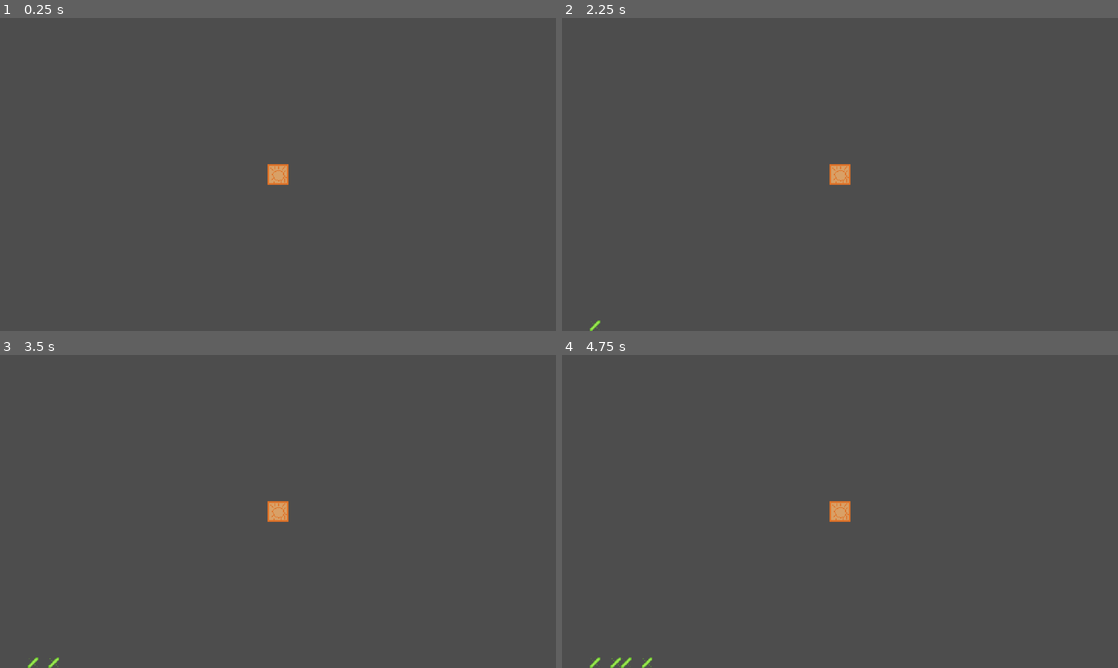
Above: before the commit, frames 1-4 (two rows, left to right).
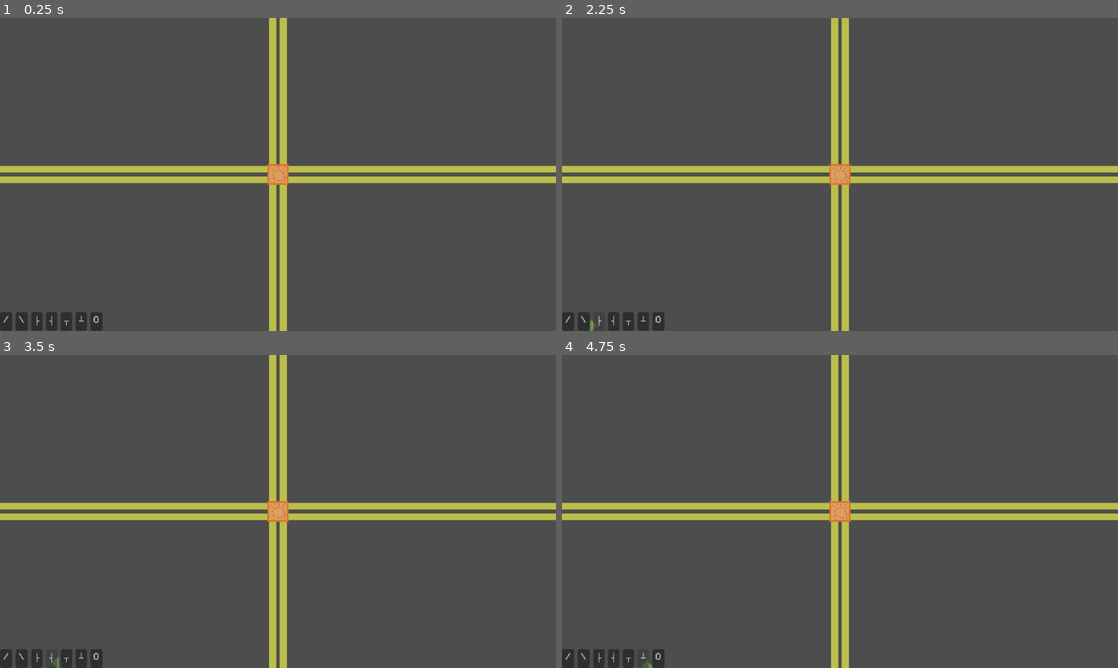
Above: after the commit, the same moments.

Repository: TrueHopolok/gj_solarnight
Game: Godot game, scene res://scenes/build_test/build_test.tscn
Same seed, same stepped clock (60 frames per second), same inputs: the game is played once before the commit and once after it. The project has no main scene, so this scene is started directly.
Inputs (mouse positions are in pixels of both pictures, inside the frame that each line leads up to):
- Up to frame 1 (0.25 s): no input
- Up to frame 2 (2.25 s): click (567, 321) at 0.5 s, where only the run after the commit has a clickable "/"; click (584, 321) at 1.25 s, where only the run after the commit has a clickable "\"; click (600, 321) at 2 s, where only the run after the commit has a clickable "├"
- Up to frame 3 (3.5 s): click (50, 658) at 2.75 s, where only the run after the commit has a clickable "┤"
- Up to frame 4 (4.75 s): click (628, 658) at 3.5 s, where only the run after the commit has a clickable "┬"; click (645, 658) at 4.25 s, where only the run after the commit has a clickable "┴"

The runs differ from the first frame. In frame 1, 7.6% of the frame differs, in the area x 0-100%, y 0-100%; in frame 2, 7.6%; in frame 3, 7.6%; in frame 4, 7.6%.

Commit message:
feature: light beams

Diff:
--- a/project.godot
+++ b/project.godot
@@ -55,6 +55,8 @@
 
 AudioSettings=""
 sun="Source of light"
+light_sensitive="Something that reacts to light beam, should have set_light_state(bool) method"
+player_built=""
 
 [gui]
 
--- a/scenes/build_test/build_test.gd
+++ b/scenes/build_test/build_test.gd
@@ -1,20 +1,41 @@
 extends Node2D
 
+
+const Direction = Mirror.Direction
 
 const TILE_SIZE := Vector2.ONE * 12
 const BUILDING_COLLISION_MASK: int = 1
+const LIGHT_COLLISION_MASK: int = 2
 
 @export var placeables: Array[PackedScene] = []
 
 var _selected_index: int = -1
 var _preview_instance: Node2D = null
 
+var _light_beams: PackedVector2Array
+
+# this is temporary
+
+@onready var button_mirror_r: Button = $CanvasLayer/ScrollContainer/HBoxContainer/ButtonMirrorR
+@onready var button_mirror_l: Button = $CanvasLayer/ScrollContainer/HBoxContainer/ButtonMirrorL
+@onready var button_split_r: Button = $CanvasLayer/ScrollContainer/HBoxContainer/ButtonSplitR
+@onready var button_split_l: Button = $CanvasLayer/ScrollContainer/HBoxContainer/ButtonSplitL
+@onready var button_split_b: Button = $CanvasLayer/ScrollContainer/HBoxContainer/ButtonSplitB
+@onready var button_split_u: Button = $CanvasLayer/ScrollContainer/HBoxContainer/ButtonSplitU
+@onready var button_light: Button = $CanvasLayer/ScrollContainer/HBoxContainer/ButtonLightbulb
+
 
 func _ready() -> void:
-	(func ():
-		await get_tree().create_timer(2.0).timeout
-		select_building(0)
-	).call_deferred()
+	button_mirror_r.pressed.connect(select_building.bind(0))
+	button_mirror_l.pressed.connect(select_building.bind(1))
+	button_split_r.pressed.connect(select_building.bind(2))
+	button_split_l.pressed.connect(select_building.bind(3))
+	button_split_b.pressed.connect(select_building.bind(4))
+	button_split_u.pressed.connect(select_building.bind(5))
+	button_light.pressed.connect(select_building.bind(6))
+
+	_calculate_light()
+
 
 func _unhandled_input(event: InputEvent) -> void:
 	if event.is_action_pressed(&"place_building") and _selected_index != -1:
@@ -33,6 +54,11 @@
 		_preview_instance.position = _round_to_cell_center(get_local_mouse_position())
 
 
+func _draw() -> void:
+	if not _light_beams.is_empty():
+		draw_multiline(_light_beams, Color("eaef4a", 0.7), 8, false)
+
+
 func _try_place(at: Vector2) -> void:
 	if _selected_index == -1:
 		return
@@ -44,6 +70,8 @@
 	inst.position = _round_to_cell_center(at)
 	add_child(inst)
 
+	_calculate_light()
+
 
 func _try_delete(at: Vector2) -> void:
 	var inst := _get_scene_at(_world_to_map(at))
@@ -54,7 +82,9 @@
 	if not inst.is_in_group(&"player_built"):
 		return
 
+	inst.get_parent().remove_child(inst)
 	inst.queue_free()
+	_calculate_light()
 
 
 func _get_scene_at(coord: Vector2i) -> Node:
@@ -65,7 +95,7 @@
 	params.collide_with_bodies = true
 	params.collision_mask = BUILDING_COLLISION_MASK
 	params.position = to_global(pos)
-	params.exclude = [_preview_instance]
+	params.exclude = _extract_rids([_preview_instance])
 
 	var res := get_world_2d().direct_space_state.intersect_point(params, 1)
 	if res.is_empty():
@@ -85,6 +115,104 @@
 func _world_to_map(point: Vector2) -> Vector2i:
 	return Vector2i(((point - TILE_SIZE * 0.5) / TILE_SIZE).round())
 
+
+func _calculate_light() -> void:
+	_light_beams.clear()
+
+	var visited: Dictionary[Vector3i, bool] = {}
+	var lit_nodes: Dictionary[Node, bool] = {}
+
+	_calculate_light_recursive(Vector2i(0, 0), Direction.RIGHT, visited, lit_nodes)
+	_calculate_light_recursive(Vector2i(0, 0), Direction.DOWN, visited, lit_nodes)
+	_calculate_light_recursive(Vector2i(-1, 0), Direction.DOWN, visited, lit_nodes)
+	_calculate_light_recursive(Vector2i(-1, 0), Direction.LEFT, visited, lit_nodes)
+	_calculate_light_recursive(Vector2i(-1, -1), Direction.LEFT, visited, lit_nodes)
+	_calculate_light_recursive(Vector2i(-1, -1), Direction.UP, visited, lit_nodes)
+	_calculate_light_recursive(Vector2i(0, -1), Direction.RIGHT, visited, lit_nodes)
+	_calculate_light_recursive(Vector2i(0, -1), Direction.UP, visited, lit_nodes)
+
+	for node: Node in get_tree().get_nodes_in_group(&"light_sensitive"):
+		if node == _preview_instance:
+			continue
+
+		assert(node.has_method("set_light_state"),
+			"node belongs to light_sensitive group but does not have set_light_state")
+		if not lit_nodes.has(node):
+			node.set_light_state(false)
+
+	queue_redraw()
+
+
+func _calculate_light_recursive(
+	from: Vector2i,
+	dir: Direction,
+	visited: Dictionary[Vector3i, bool],
+	lit_nodes: Dictionary[Node, bool],
+) -> void:
+	var id := Vector3i(from.x, from.y, dir)
+	if visited.has(id):
+		return
+	visited[id] = true
+
+	const A_LOT: float = 700
+
+	var params := PhysicsRayQueryParameters2D.new()
+	params.collide_with_areas = true
+	params.collide_with_bodies = true
+	params.collision_mask = LIGHT_COLLISION_MASK
+	params.exclude = _extract_rids([_preview_instance, _get_scene_at(from)])
+	params.hit_from_inside = true
+	params.from = _map_to_world(from)
+	params.to = params.from + _dir_to_vec(dir) * A_LOT
+
+	var res := get_world_2d().direct_space_state.intersect_ray(params)
+	if res.is_empty():
+		_light_beams.push_back(params.from)
+		_light_beams.push_back(params.to)
+		return
+
+	_light_beams.push_back(params.from)
+	_light_beams.push_back(_round_to_cell_center(res.position))
+
+	var obj: Node = res.collider
+
+	if obj.has_method(&"set_light_state"):
+		obj.set_light_state(true)
+		lit_nodes[obj] = true
+
+	if not obj.has_method(&"redirect_light"):
+		return
+
+	var start: Vector2i = _world_to_map(obj.position)
+	var next: Array[Direction] = obj.redirect_light(_dir_reverse(dir))
+	for next_dir: Direction in next:
+		_calculate_light_recursive(start, next_dir, visited, lit_nodes)
+
+
+func _dir_to_vec(dir: Direction) -> Vector2:
+	match dir:
+		Direction.UP: return Vector2.UP
+		Direction.DOWN: return Vector2.DOWN
+		Direction.LEFT: return Vector2.LEFT
+		Direction.RIGHT: return Vector2.RIGHT
+		_: return Vector2.ZERO
+
+
+func _dir_reverse(dir: Direction) -> Direction:
+	match dir:
+		Direction.UP: return Direction.DOWN
+		Direction.DOWN: return Direction.UP
+		Direction.LEFT: return Direction.RIGHT
+		Direction.RIGHT: return Direction.LEFT
+		_: return dir
+
+
+func _extract_rids(nodes: Array[CollisionObject2D]) -> Array[RID]:
+	var res: Array[RID] = []
+	for node: CollisionObject2D in nodes:
+		if is_instance_valid(node):
+			res.push_back(node.get_rid())
+	return res
 
 
 func select_building(idx: int) -> void:
--- a/scenes/build_test/build_test.tscn
+++ b/scenes/build_test/build_test.tscn
@@ -2,12 +2,62 @@
 
 [ext_resource type="PackedScene" uid="uid://dco3bp4wnx0tl" path="res://scenes/build_test/sun.tscn" id="1_c3iil"]
 [ext_resource type="Script" uid="uid://ca785icsltr3n" path="res://scenes/build_test/build_test.gd" id="1_sgb50"]
-[ext_resource type="PackedScene" uid="uid://ctjw6cwed2y16" path="res://scenes/build_test/mirror.tscn" id="2_kn0vu"]
+[ext_resource type="PackedScene" uid="uid://c00c3vtmev4dv" path="res://scenes/build_test/mirror_dr.tscn" id="2_rtg1y"]
+[ext_resource type="PackedScene" uid="uid://dym5qbfu5h0e4" path="res://scenes/build_test/mirror_dl.tscn" id="3_fwtt1"]
+[ext_resource type="PackedScene" uid="uid://un6w6s3k87c8" path="res://scenes/build_test/splitter_r.tscn" id="4_g3gi7"]
+[ext_resource type="PackedScene" uid="uid://bhx3tkm8c6n24" path="res://scenes/build_test/splitter_l.tscn" id="5_76ts0"]
+[ext_resource type="PackedScene" uid="uid://dmgorvreasa72" path="res://scenes/build_test/splitter_b.tscn" id="6_ifhcp"]
+[ext_resource type="PackedScene" uid="uid://bt740y4ks0po" path="res://scenes/build_test/splitter_t.tscn" id="7_1qxg1"]
+[ext_resource type="PackedScene" uid="uid://cy3oha0ardfa8" path="res://scenes/build_test/lightbulb.tscn" id="8_fwtt1"]
 
 [node name="BuildTest" type="Node2D" unique_id=1599685715]
 script = ExtResource("1_sgb50")
-placeables = Array[PackedScene]([ExtResource("2_kn0vu")])
+placeables = Array[PackedScene]([ExtResource("2_rtg1y"), ExtResource("3_fwtt1"), ExtResource("4_g3gi7"), ExtResource("5_76ts0"), ExtResource("6_ifhcp"), ExtResource("7_1qxg1"), ExtResource("8_fwtt1")])
 
 [node name="Sun" parent="." unique_id=1057295584 instance=ExtResource("1_c3iil")]
 
 [node name="Camera2D" type="Camera2D" parent="." unique_id=1148579003]
+
+[node name="CanvasLayer" type="CanvasLayer" parent="." unique_id=192658482]
+
+[node name="ScrollContainer" type="ScrollContainer" parent="CanvasLayer" unique_id=1559878180]
+anchors_preset = 12
+anchor_top = 1.0
+anchor_right = 1.0
+anchor_bottom = 1.0
+grow_horizontal = 2
+grow_vertical = 0
+vertical_scroll_mode = 0
+
+[node name="HBoxContainer" type="HBoxContainer" parent="CanvasLayer/ScrollContainer" unique_id=165247818]
+layout_mode = 2
+size_flags_horizontal = 3
+size_flags_vertical = 3
+
+[node name="ButtonMirrorR" type="Button" parent="CanvasLayer/ScrollContainer/HBoxContainer" unique_id=1473772247]
+layout_mode = 2
+text = "/"
+
+[node name="ButtonMirrorL" type="Button" parent="CanvasLayer/ScrollContainer/HBoxContainer" unique_id=1632430306]
+layout_mode = 2
+text = "\\"
+
+[node name="ButtonSplitR" type="Button" parent="CanvasLayer/ScrollContainer/HBoxContainer" unique_id=1913193925]
+layout_mode = 2
+text = "├"
+
+[node name="ButtonSplitL" type="Button" parent="CanvasLayer/ScrollContainer/HBoxContainer" unique_id=787644721]
+layout_mode = 2
+text = "┤"
+
+[node name="ButtonSplitB" type="Button" parent="CanvasLayer/ScrollContainer/HBoxContainer" unique_id=946478974]
+layout_mode = 2
+text = "┬"
+
+[node name="ButtonSplitU" type="Button" parent="CanvasLayer/ScrollContainer/HBoxContainer" unique_id=1346283311]
+layout_mode = 2
+text = "┴"
+
+[node name="ButtonLightbulb" type="Button" parent="CanvasLayer/ScrollContainer/HBoxContainer" unique_id=2128935399]
+layout_mode = 2
+text = "O"
--- /dev/null
+++ b/scenes/build_test/lightbulb.gd
@@ -0,0 +1,17 @@
+extends StaticBody2D
+
+@export var color_active: Color
+@export var color_inactive: Color
+
+@onready var color_rect: ColorRect = $ColorRect
+
+
+func _ready() -> void:
+	set_light_state(false)
+
+
+func set_light_state(v: bool) -> void:
+	if v:
+		color_rect.color = color_active
+	else:
+		color_rect.color = color_inactive
--- /dev/null
+++ b/scenes/build_test/lightbulb.tscn
@@ -0,0 +1,30 @@
+[gd_scene format=3 uid="uid://cy3oha0ardfa8"]
+
+[ext_resource type="Script" uid="uid://c7dkjjpyr5lfa" path="res://scenes/build_test/lightbulb.gd" id="1_j74os"]
+
+[sub_resource type="CircleShape2D" id="CircleShape2D_cqcfn"]
+radius = 6.0
+
+[node name="Lightbulb" type="StaticBody2D" unique_id=1082487418 groups=["light_sensitive", "player_built"]]
+collision_layer = 3
+collision_mask = 0
+script = ExtResource("1_j74os")
+color_active = Color(0.78410983, 0.6702013, 0.17637062, 1)
+color_inactive = Color(0.1993736, 0.13439092, 0.03769758, 1)
+
+[node name="CollisionShape2D" type="CollisionShape2D" parent="." unique_id=223162959]
+shape = SubResource("CircleShape2D_cqcfn")
+
+[node name="ColorRect" type="ColorRect" parent="." unique_id=671009629]
+anchors_preset = 8
+anchor_left = 0.5
+anchor_top = 0.5
+anchor_right = 0.5
+anchor_bottom = 0.5
+offset_left = -5.0
+offset_top = -5.0
+offset_right = 5.0
+offset_bottom = 5.0
+grow_horizontal = 2
+grow_vertical = 2
+mouse_filter = 2
--- /dev/null
+++ b/scenes/build_test/mirror.gd
@@ -0,0 +1,31 @@
+class_name Mirror
+extends StaticBody2D
+
+
+enum Direction {
+	UP,
+	DOWN,
+	LEFT,
+	RIGHT,
+}
+
+@export var reflection_down: Array[Direction] = []
+@export var reflection_up: Array[Direction] = []
+@export var reflection_left: Array[Direction] = []
+@export var reflection_right: Array[Direction] = []
+
+
+func redirect_light(inp: Direction) -> Array[Direction]:
+	var out: Dictionary[Direction, bool] = {}
+
+	var arr: Array[Direction]
+	match inp:
+		Direction.DOWN: arr = reflection_down
+		Direction.UP: arr = reflection_up
+		Direction.LEFT: arr = reflection_left
+		Direction.RIGHT: arr = reflection_right
+
+	for dir: Direction in arr:
+		out[dir] = true
+
+	return out.keys()
--- a/scenes/build_test/mirror.tscn
+++ b/scenes/build_test/mirror.tscn
@@ -1,10 +1,11 @@
-[gd_scene format=3 uid="uid://ctjw6cwed2y16"]
+[gd_scene format=3 uid="uid://cf3komskoiiuj"]
 
+[ext_resource type="Script" uid="uid://l0c3fkdyhaua" path="res://scenes/build_test/mirror.gd" id="1_2u7ob"]
 [ext_resource type="Texture2D" uid="uid://373jjfq7kqxb" path="res://assets/temperary/tileset.png" id="1_xwryx"]
 
 [sub_resource type="AtlasTexture" id="AtlasTexture_2u7ob"]
 atlas = ExtResource("1_xwryx")
-region = Rect2(24, 12, 12, 12)
+region = Rect2(24, 0, 12, 12)
 
 [sub_resource type="CapsuleShape2D" id="CapsuleShape2D_83x0x"]
 radius = 2.1213205
@@ -13,10 +14,10 @@
 [node name="Mirror" type="StaticBody2D" unique_id=604295282 groups=["player_built"]]
 collision_layer = 3
 collision_mask = 0
+script = ExtResource("1_2u7ob")
 
 [node name="Sprite2D" type="Sprite2D" parent="." unique_id=375172614]
 texture = SubResource("AtlasTexture_2u7ob")
 
 [node name="CollisionShape2D" type="CollisionShape2D" parent="." unique_id=245277124]
-rotation = 0.7853982
 shape = SubResource("CapsuleShape2D_83x0x")
--- /dev/null
+++ b/scenes/build_test/mirror_dl.tscn
@@ -0,0 +1,20 @@
+[gd_scene format=3 uid="uid://dym5qbfu5h0e4"]
+
+[ext_resource type="PackedScene" uid="uid://cf3komskoiiuj" path="res://scenes/build_test/mirror.tscn" id="1_qkfiw"]
+[ext_resource type="Texture2D" uid="uid://373jjfq7kqxb" path="res://assets/temperary/tileset.png" id="2_u3f75"]
+
+[sub_resource type="AtlasTexture" id="AtlasTexture_0muuw"]
+atlas = ExtResource("2_u3f75")
+region = Rect2(36, 12, 12, 12)
+
+[node name="MirrorDL" unique_id=604295282 instance=ExtResource("1_qkfiw")]
+reflection_down = Array[int]([2])
+reflection_up = Array[int]([3])
+reflection_left = Array[int]([1])
+reflection_right = Array[int]([0])
+
+[node name="Sprite2D" parent="." index="0" unique_id=375172614]
+texture = SubResource("AtlasTexture_0muuw")
+
+[node name="CollisionShape2D" parent="." index="1" unique_id=245277124]
+rotation = -0.7853982
--- /dev/null
+++ b/scenes/build_test/mirror_dr.tscn
@@ -0,0 +1,20 @@
+[gd_scene format=3 uid="uid://c00c3vtmev4dv"]
+
+[ext_resource type="PackedScene" uid="uid://cf3komskoiiuj" path="res://scenes/build_test/mirror.tscn" id="1_ajpte"]
+[ext_resource type="Texture2D" uid="uid://373jjfq7kqxb" path="res://assets/temperary/tileset.png" id="2_unq2n"]
+
+[sub_resource type="AtlasTexture" id="AtlasTexture_enl48"]
+atlas = ExtResource("2_unq2n")
+region = Rect2(24, 12, 12, 12)
+
+[node name="MirrorDR" unique_id=604295282 instance=ExtResource("1_ajpte")]
+reflection_down = Array[int]([3])
+reflection_up = Array[int]([2])
+reflection_left = Array[int]([0])
+reflection_right = Array[int]([1])
+
+[node name="Sprite2D" parent="." index="0" unique_id=375172614]
+texture = SubResource("AtlasTexture_enl48")
+
+[node name="CollisionShape2D" parent="." index="1" unique_id=245277124]
+rotation = 0.7853982
--- /dev/null
+++ b/scenes/build_test/splitter_b.tscn
@@ -0,0 +1,23 @@
+[gd_scene format=3 uid="uid://dmgorvreasa72"]
+
+[ext_resource type="PackedScene" uid="uid://cf3komskoiiuj" path="res://scenes/build_test/mirror.tscn" id="1_w2sfl"]
+[ext_resource type="Texture2D" uid="uid://373jjfq7kqxb" path="res://assets/temperary/tileset.png" id="2_mx87g"]
+
+[sub_resource type="AtlasTexture" id="AtlasTexture_dgrvq"]
+atlas = ExtResource("2_mx87g")
+region = Rect2(48, 0, 12, 12)
+
+[sub_resource type="CircleShape2D" id="CircleShape2D_dkyby"]
+radius = 4.0
+
+[node name="SplitterB" unique_id=604295282 instance=ExtResource("1_w2sfl")]
+reflection_down = Array[int]([2, 3])
+reflection_left = Array[int]([1])
+reflection_right = Array[int]([1])
+
+[node name="Sprite2D" parent="." index="0" unique_id=375172614]
+texture = SubResource("AtlasTexture_dgrvq")
+
+[node name="CollisionShape2D" parent="." index="1" unique_id=245277124]
+position = Vector2(0, -2)
+shape = SubResource("CircleShape2D_dkyby")
--- /dev/null
+++ b/scenes/build_test/splitter_l.tscn
@@ -0,0 +1,24 @@
+[gd_scene format=3 uid="uid://bhx3tkm8c6n24"]
+
+[ext_resource type="PackedScene" uid="uid://cf3komskoiiuj" path="res://scenes/build_test/mirror.tscn" id="1_cidpr"]
+[ext_resource type="Texture2D" uid="uid://373jjfq7kqxb" path="res://assets/temperary/tileset.png" id="2_bv7bf"]
+
+[sub_resource type="AtlasTexture" id="AtlasTexture_d74v7"]
+atlas = ExtResource("2_bv7bf")
+region = Rect2(48, 12, 12, 12)
+
+[sub_resource type="CircleShape2D" id="CircleShape2D_bv7bf"]
+radius = 4.0
+
+[node name="SplitterL" unique_id=604295282 instance=ExtResource("1_cidpr")]
+reflection_down = Array[int]([2])
+reflection_up = Array[int]([2])
+reflection_left = Array[int]([0, 1])
+
+[node name="Sprite2D" parent="." index="0" unique_id=375172614]
+texture = SubResource("AtlasTexture_d74v7")
+
+[node name="CollisionShape2D" parent="." index="1" unique_id=245277124]
+position = Vector2(2, 0)
+rotation = 0.0
+shape = SubResource("CircleShape2D_bv7bf")
--- /dev/null
+++ b/scenes/build_test/splitter_r.tscn
@@ -0,0 +1,24 @@
+[gd_scene format=3 uid="uid://un6w6s3k87c8"]
+
+[ext_resource type="PackedScene" uid="uid://cf3komskoiiuj" path="res://scenes/build_test/mirror.tscn" id="1_fv270"]
+[ext_resource type="Texture2D" uid="uid://373jjfq7kqxb" path="res://assets/temperary/tileset.png" id="2_uvj8t"]
+
+[sub_resource type="AtlasTexture" id="AtlasTexture_v4r3h"]
+atlas = ExtResource("2_uvj8t")
+region = Rect2(60, 12, 12, 12)
+
+[sub_resource type="CircleShape2D" id="CircleShape2D_jqhgp"]
+radius = 4.0
+
+[node name="SplitterR" unique_id=604295282 instance=ExtResource("1_fv270")]
+reflection_down = Array[int]([3])
+reflection_up = Array[int]([3])
+reflection_right = Array[int]([0, 1])
+
+[node name="Sprite2D" parent="." index="0" unique_id=375172614]
+texture = SubResource("AtlasTexture_v4r3h")
+
+[node name="CollisionShape2D" parent="." index="1" unique_id=245277124]
+position = Vector2(-2, 0)
+rotation = 0.0
+shape = SubResource("CircleShape2D_jqhgp")
--- /dev/null
+++ b/scenes/build_test/splitter_t.tscn
@@ -0,0 +1,23 @@
+[gd_scene format=3 uid="uid://bt740y4ks0po"]
+
+[ext_resource type="PackedScene" uid="uid://cf3komskoiiuj" path="res://scenes/build_test/mirror.tscn" id="1_6t34d"]
+[ext_resource type="Texture2D" uid="uid://373jjfq7kqxb" path="res://assets/temperary/tileset.png" id="2_wy1sr"]
+
+[sub_resource type="AtlasTexture" id="AtlasTexture_eq0th"]
+atlas = ExtResource("2_wy1sr")
+region = Rect2(60, 0, 12, 12)
+
+[sub_resource type="CircleShape2D" id="CircleShape2D_807cx"]
+radius = 4.0
+
+[node name="SplitterT" unique_id=604295282 instance=ExtResource("1_6t34d")]
+reflection_up = Array[int]([2, 3])
+reflection_left = Array[int]([0])
+reflection_right = Array[int]([0])
+
+[node name="Sprite2D" parent="." index="0" unique_id=375172614]
+texture = SubResource("AtlasTexture_eq0th")
+
+[node name="CollisionShape2D" parent="." index="1" unique_id=245277124]
+position = Vector2(0, 2)
+shape = SubResource("CircleShape2D_807cx")
Not shown, added: scenes/build_test/lightbulb.gd.uid
Not shown, added: scenes/build_test/mirror.gd.uid
Not shown: 1 places in ui/themes/default.tres that only renumber resources
